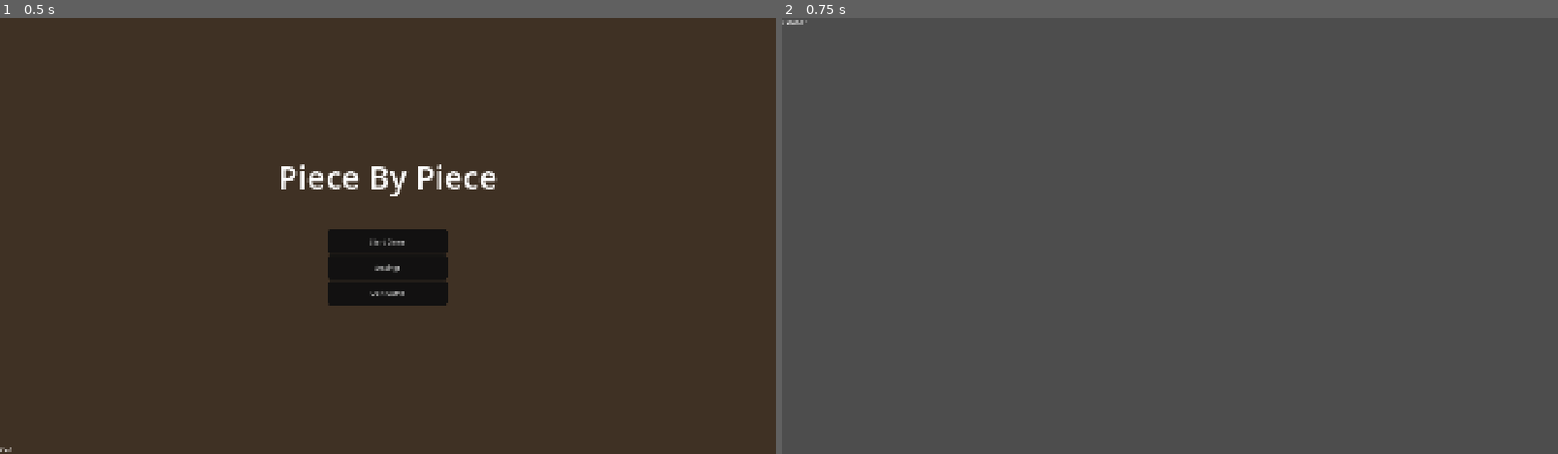
Above: before the commit, frames 1-2 (left to right).
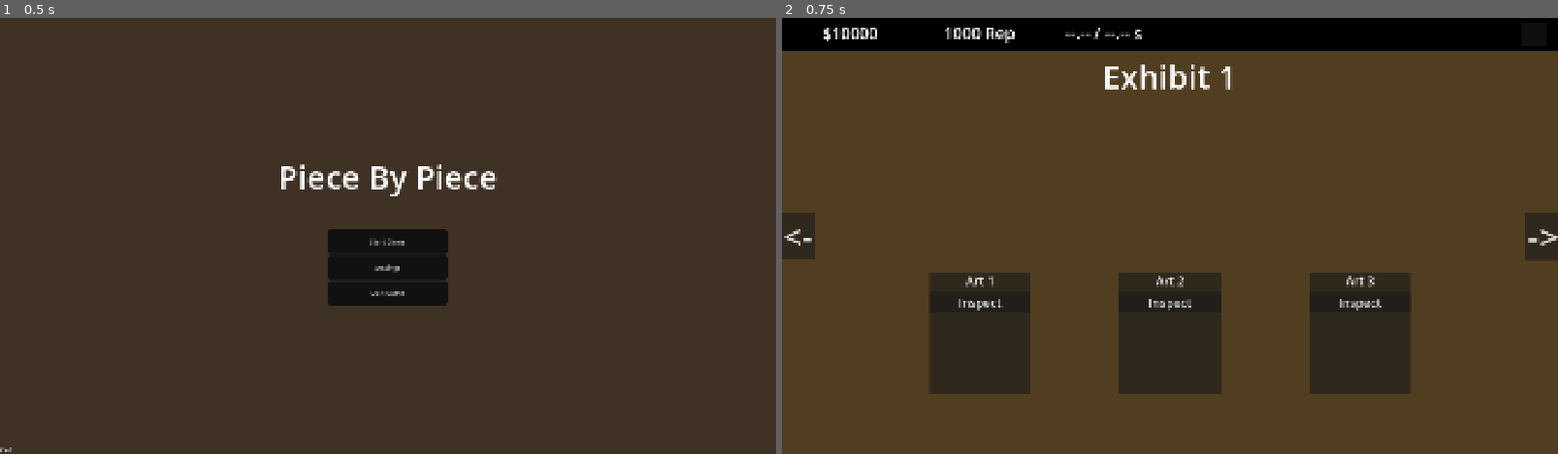
Above: after the commit, the same moments.

Repository: zsansone54/museum-game
Game: Godot game, scene res://MainMenu.tscn
Same seed, same stepped clock (60 frames per second), same inputs: the game is played once before the commit and once after it.
Inputs:
- Up to frame 1 (0.5 s): no input
- Up to frame 2 (0.75 s): click "Start Game" at 0.5 s

Frame 1 is identical in both runs. In frame 2, 100% of the frame differs, in the area x 0-100%, y 0-100%.

Commit message:
exhibit 1 ui started

Diff:
--- /dev/null
+++ b/game/Exhibit1.gd
@@ -0,0 +1,25 @@
+extends Control
+
+@onready var funds_label: Label = $Top/TopHudMargin/TopHud/FundsLabel
+@onready var rep_label: Label = $Top/TopHudMargin/TopHud/RepLabel
+@onready var countdown_label: Label = $Top/TopHudMargin/TopHud/CountdownLabel
+
+func _process(_delta: float) -> void:
+	update_hud()
+
+func update_hud() -> void:
+	funds_label.text = "$%d" % int(GameState.funds)
+	rep_label.text = "%d Rep" % GameState.rep
+
+	if GameState.active_artifact_id == -1:
+		countdown_label.text = "--.-- / --.-- s"
+	else:
+		var artifact: Dictionary = GameState.get_artifact_data(
+			GameState.active_artifact_id
+		)
+		var total_time: float = GameState.get_effective_attempt_duration(artifact)
+
+		countdown_label.text = "%.2f / %.2f s" % [
+			max(GameState.excavation_countdown, 0.0),
+			total_time
+		]
--- a/game/Exhibit1.tscn
+++ b/game/Exhibit1.tscn
@@ -1,4 +1,7 @@
 [gd_scene format=3 uid="uid://mo46s1jtehjy"]
+
+[ext_resource type="PackedScene" uid="uid://bu1af3cp8soep" path="res://SettingsMenu.tscn" id="1_d825m"]
+[ext_resource type="Script" uid="uid://c0rghn3j0vrym" path="res://Exhibit1.gd" id="1_gwv2w"]
 
 [node name="Exhibit1" type="Control" unique_id=124045584]
 layout_mode = 3
@@ -7,9 +10,196 @@
 anchor_bottom = 1.0
 grow_horizontal = 2
 grow_vertical = 2
-
-[node name="Label" type="Label" parent="." unique_id=850391073]
-layout_mode = 0
-offset_right = 40.0
-offset_bottom = 23.0
-text = "exhibit 1"
+script = ExtResource("1_gwv2w")
+
+[node name="Background" type="ColorRect" parent="." unique_id=2015553693]
+layout_mode = 1
+anchors_preset = 15
+anchor_right = 1.0
+anchor_bottom = 1.0
+grow_horizontal = 2
+grow_vertical = 2
+color = Color(0.3157873, 0.24210715, 0.12733114, 1)
+
+[node name="HudBackground" type="ColorRect" parent="." unique_id=1704515455]
+custom_minimum_size = Vector2(0, 80)
+layout_mode = 1
+anchors_preset = 10
+anchor_right = 1.0
+grow_horizontal = 2
+color = Color(0, 0, 0, 1)
+
+[node name="Top" type="VBoxContainer" parent="." unique_id=392528749]
+layout_mode = 1
+anchors_preset = 10
+anchor_right = 1.0
+offset_bottom = 137.0
+grow_horizontal = 2
+theme_override_constants/separation = 10
+
+[node name="TopHudMargin" type="MarginContainer" parent="Top" unique_id=2019853854]
+layout_mode = 2
+theme_override_constants/margin_left = 100
+theme_override_constants/margin_top = 10
+theme_override_constants/margin_right = 30
+theme_override_constants/margin_bottom = 10
+
+[node name="TopHud" type="HBoxContainer" parent="Top/TopHudMargin" unique_id=1732392329]
+layout_mode = 2
+theme_override_constants/separation = 100
+
+[node name="FundsLabel" type="Label" parent="Top/TopHudMargin/TopHud" unique_id=1513308518]
+custom_minimum_size = Vector2(200, 60)
+custom_maximum_size = Vector2(200, 60)
+layout_mode = 2
+theme_override_font_sizes/font_size = 40
+text = "$999,999"
+
+[node name="RepLabel" type="Label" parent="Top/TopHudMargin/TopHud" unique_id=403565111]
+custom_minimum_size = Vector2(200, 60)
+custom_maximum_size = Vector2(200, 60)
+layout_mode = 2
+theme_override_font_sizes/font_size = 40
+text = "1000 Rep"
+
+[node name="CountdownLabel" type="Label" parent="Top/TopHudMargin/TopHud" unique_id=1909446689]
+custom_minimum_size = Vector2(200, 60)
+custom_maximum_size = Vector2(200, 60)
+layout_mode = 2
+theme_override_font_sizes/font_size = 40
+text = "10.0/10.0s"
+
+[node name="Spacer" type="Control" parent="Top/TopHudMargin/TopHud" unique_id=2048826570]
+layout_mode = 2
+size_flags_horizontal = 3
+
+[node name="PauseButton" type="Button" parent="Top/TopHudMargin/TopHud" unique_id=1719943783]
+custom_minimum_size = Vector2(60, 60)
+custom_maximum_size = Vector2(60, 60)
+layout_mode = 2
+theme_override_font_sizes/font_size = 40
+
+[node name="ExhibitTitle" type="Label" parent="Top" unique_id=993421149]
+layout_mode = 2
+size_flags_horizontal = 4
+theme_override_font_sizes/font_size = 80
+text = "Exhibit 1"
+
+[node name="LeftButton" type="Button" parent="." unique_id=1669915334]
+layout_mode = 1
+anchors_preset = 4
+anchor_top = 0.5
+anchor_bottom = 0.5
+offset_top = -15.5
+offset_right = 23.0
+offset_bottom = 15.5
+grow_vertical = 2
+theme_override_font_sizes/font_size = 80
+text = "<-"
+
+[node name="RightButton" type="Button" parent="." unique_id=387485989]
+layout_mode = 1
+anchors_preset = 6
+anchor_left = 1.0
+anchor_top = 0.5
+anchor_right = 1.0
+anchor_bottom = 0.5
+offset_left = -80.0
+offset_top = -59.0
+offset_bottom = 59.0
+grow_horizontal = 0
+grow_vertical = 2
+scale = Vector2(1.1103836, 1.0138812)
+theme_override_font_sizes/font_size = 80
+text = "->"
+
+[node name="ArtifactMargin" type="MarginContainer" parent="." unique_id=1526326832]
+layout_mode = 1
+anchors_preset = 7
+anchor_left = 0.5
+anchor_top = 1.0
+anchor_right = 0.5
+anchor_bottom = 1.0
+offset_left = -20.0
+offset_top = -40.0
+offset_right = 20.0
+grow_horizontal = 2
+grow_vertical = 0
+theme_override_constants/margin_left = 100
+theme_override_constants/margin_top = 200
+theme_override_constants/margin_right = 100
+theme_override_constants/margin_bottom = 150
+
+[node name="Gallery" type="HBoxContainer" parent="ArtifactMargin" unique_id=773864599]
+layout_mode = 2
+theme_override_constants/separation = 220
+
+[node name="Artifact1" type="PanelContainer" parent="ArtifactMargin/Gallery" unique_id=1095740730]
+custom_minimum_size = Vector2(250, 300)
+layout_mode = 2
+size_flags_horizontal = 3
+
+[node name="Display" type="VBoxContainer" parent="ArtifactMargin/Gallery/Artifact1" unique_id=1463114686]
+layout_mode = 2
+
+[node name="ArtifactName" type="Label" parent="ArtifactMargin/Gallery/Artifact1/Display" unique_id=1589460650]
+layout_mode = 2
+size_flags_horizontal = 4
+theme_override_font_sizes/font_size = 30
+text = "Art 1"
+
+[node name="DisplayCase" type="TextureRect" parent="ArtifactMargin/Gallery/Artifact1/Display" unique_id=448968607]
+layout_mode = 2
+
+[node name="InspectButton" type="Button" parent="ArtifactMargin/Gallery/Artifact1/Display" unique_id=1869970795]
+layout_mode = 2
+theme_override_font_sizes/font_size = 30
+text = "Inspect"
+
+[node name="Artifact2" type="PanelContainer" parent="ArtifactMargin/Gallery" unique_id=360686727]
+custom_minimum_size = Vector2(250, 300)
+layout_mode = 2
+size_flags_horizontal = 3
+
+[node name="Display" type="VBoxContainer" parent="ArtifactMargin/Gallery/Artifact2" unique_id=969050391]
+layout_mode = 2
+
+[node name="ArtifactName" type="Label" parent="ArtifactMargin/Gallery/Artifact2/Display" unique_id=1177991013]
+layout_mode = 2
+size_flags_horizontal = 4
+theme_override_font_sizes/font_size = 30
+text = "Art 2"
+
+[node name="DisplayCase" type="TextureRect" parent="ArtifactMargin/Gallery/Artifact2/Display" unique_id=1210014034]
+layout_mode = 2
+
+[node name="InspectButton" type="Button" parent="ArtifactMargin/Gallery/Artifact2/Display" unique_id=44273176]
+layout_mode = 2
+theme_override_font_sizes/font_size = 30
+text = "Inspect"
+
+[node name="Artifact3" type="PanelContainer" parent="ArtifactMargin/Gallery" unique_id=1123587416]
+custom_minimum_size = Vector2(250, 300)
+layout_mode = 2
+size_flags_horizontal = 3
+
+[node name="Display" type="VBoxContainer" parent="ArtifactMargin/Gallery/Artifact3" unique_id=718127963]
+layout_mode = 2
+
+[node name="ArtifactName" type="Label" parent="ArtifactMargin/Gallery/Artifact3/Display" unique_id=1613981892]
+layout_mode = 2
+size_flags_horizontal = 4
+theme_override_font_sizes/font_size = 30
+text = "Art 3"
+
+[node name="DisplayCase" type="TextureRect" parent="ArtifactMargin/Gallery/Artifact3/Display" unique_id=901363634]
+layout_mode = 2
+
+[node name="InspectButton" type="Button" parent="ArtifactMargin/Gallery/Artifact3/Display" unique_id=1540139997]
+layout_mode = 2
+theme_override_font_sizes/font_size = 30
+text = "Inspect"
+
+[node name="SettingsMenu" parent="." unique_id=1430616981 instance=ExtResource("1_d825m")]
+visible = false
+layout_mode = 1
--- a/game/GameState.gd
+++ b/game/GameState.gd
@@ -25,6 +25,7 @@
 	rng.randomize()
 
 
+
 func _process(delta : float) -> void:
 	if excavation_countdown != -1:
 		excavation_countdown -= delta
@@ -32,6 +33,9 @@
 			excavation_attempt_result()
 
 	update_donation_income(delta)
+	funds = 10000
+	rep = 1000
+
 
 func update_donation_income(delta : float) -> void:
 	var add : float = 0
@@ -191,15 +195,88 @@
 	return win
 
 func create_save_data() -> Dictionary:
+	var purchased_tools: Array[bool] = []
+	for tool in tools:
+		purchased_tools.append(tool["is_purchased"])
 	var save: Dictionary = {
+		"save_version" : 1,
 		"funds" : funds,
 		"rep" : rep,
-		"progress" : artifact_progress,
-		"tools" : tools,
-		"speed upgrades" : area_speed_upgrades,
-		"chance upgrades" : area_chance_upgrades
+		"artifact_progress" : artifact_progress,
+		"purchased_tools" : purchased_tools,
+		"speed_upgrades" : area_speed_upgrades,
+		"chance_upgrades" : area_chance_upgrades
 	}
 	return save
 
+func save_game() -> bool:
+	var file = FileAccess.open(SAVE_PATH, FileAccess.WRITE)
+
+	if file == null:
+		push_error("Could not open the save file.")
+		return false
+
+	var save_json: String = JSON.stringify(create_save_data())
+	file.store_string(save_json)
+	file.close()
+
+	return true
+
+func load_game() -> bool:
+	if !has_save_file():
+		return false
+
+	var file = FileAccess.open(SAVE_PATH, FileAccess.READ)
+
+	if file == null:
+		push_error("Could not open the save file.")
+		return false
+
+	var save_json: String = file.get_as_text()
+	file.close()
+
+	var json := JSON.new()
+
+	if json.parse(save_json) != OK:
+		push_error("Could not read the save file.")
+		return false
+
+	var save_data = json.data
+
+	if !(save_data is Dictionary):
+		push_error("Save data is not a dictionary.")
+		return false
+
+	funds = float(save_data.get("funds", funds))
+	rep = int(save_data.get("rep", rep))
+
+	var saved_progress = save_data.get("artifact_progress", [])
+
+	if saved_progress is Array:
+		artifact_progress.clear()
+
+	for entry in saved_progress:
+		if entry is Dictionary:
+			artifact_progress.append(entry)
+
+	var saved_purchased_tools = save_data.get("purchased_tools", [])
+
+	if saved_purchased_tools is Array:
+		for index in range(min(tools.size(), saved_purchased_tools.size())):
+			tools[index]["is_purchased"] = bool(saved_purchased_tools[index])
+
+	var saved_speed_upgrades = save_data.get("speed_upgrades", [])
+
+	if saved_speed_upgrades is Array:
+		for index in range(min(area_speed_upgrades.size(), saved_speed_upgrades.size())):
+			area_speed_upgrades[index] = int(saved_speed_upgrades[index])
+
+	var saved_chance_upgrades = save_data.get("chance_upgrades", [])
+
+	if saved_chance_upgrades is Array:
+		for index in range(min(area_chance_upgrades.size(), saved_chance_upgrades.size())):
+			area_chance_upgrades[index] = int(saved_chance_upgrades[index])
+	return true
+
 func has_save_file() -> bool:
 	return FileAccess.file_exists(SAVE_PATH)
--- a/game/settings_menu.gd
+++ b/game/settings_menu.gd
@@ -24,9 +24,12 @@
 	Vector2i(1280, 720)
 ]
 
+const SETTINGS_PATH := "user://museum_settings.json"
+
 func _ready() -> void:
 	open_position = settings_panel.position
 	closed_position = open_position + Vector2(0, settings_panel.size.y + 20)
+	load_settings()
 	remember_current_settings()
 	hide()
 
@@ -45,6 +48,72 @@
 		.set_trans(Tween.TRANS_QUART).set_ease(Tween.EASE_IN)
 	tween.tween_property(dimmer, "color:a", 0.0, 0.2)
 	tween.chain().tween_callback(hide)
+
+func create_settings_data() -> Dictionary:
+	return {
+		"resolution_index" : resolution_dropdown.selected,
+		"fullscreen" : fullscreen_check_box.button_pressed,
+		"sfx_volume" : sfx_slider.value,
+		"sfx_muted" : sfx_mute_check_box.button_pressed,
+		"music_volume" : music_slider.value,
+		"music_muted" : music_mute_check_box.button_pressed
+	}
+
+func save_settings() -> bool:
+	var file = FileAccess.open(SETTINGS_PATH, FileAccess.WRITE)
+
+	if file == null:
+		push_error("Could not open the settings file.")
+		return false
+
+	var settings_json: String = JSON.stringify(create_settings_data())
+	file.store_string(settings_json)
+	file.close()
+
+	return true
+
+func load_settings() -> bool:
+	if !FileAccess.file_exists(SETTINGS_PATH):
+		return false
+
+	var file = FileAccess.open(SETTINGS_PATH, FileAccess.READ)
+
+	if file == null:
+		push_error("Could not open the settings file.")
+		return false
+
+	var settings_json: String = file.get_as_text()
+	file.close()
+
+	var json := JSON.new()
+
+	if json.parse(settings_json) != OK:
+		push_error("Could not read the settings file.")
+		return false
+
+	var settings_data = json.data
+
+	if !(settings_data is Dictionary):
+		push_error("Settings data is not a dictionary.")
+		return false
+
+	resolution_dropdown.select(
+		int(settings_data.get("resolution_index", resolution_dropdown.selected))
+	)
+	fullscreen_check_box.button_pressed = settings_data.get(
+		"fullscreen", fullscreen_check_box.button_pressed
+	)
+	sfx_slider.value = float(settings_data.get("sfx_volume", sfx_slider.value))
+	sfx_mute_check_box.button_pressed = settings_data.get(
+		"sfx_muted", sfx_mute_check_box.button_pressed
+	)
+	music_slider.value = float(settings_data.get("music_volume", music_slider.value))
+	music_mute_check_box.button_pressed = settings_data.get(
+		"music_muted", music_mute_check_box.button_pressed
+	)
+
+	apply_display_settings()
+	return true
 
 func remember_current_settings() -> void:
 	saved_resolution_index = resolution_dropdown.selected
@@ -74,6 +143,8 @@
 func _on_save_button_pressed() -> void:
 	apply_display_settings()
 	remember_current_settings()
+	save_settings()
+	print(save_settings())
 	close()
 
 func _on_cancel_button_pressed() -> void:
Not shown, added: game/Exhibit1.gd.uid
